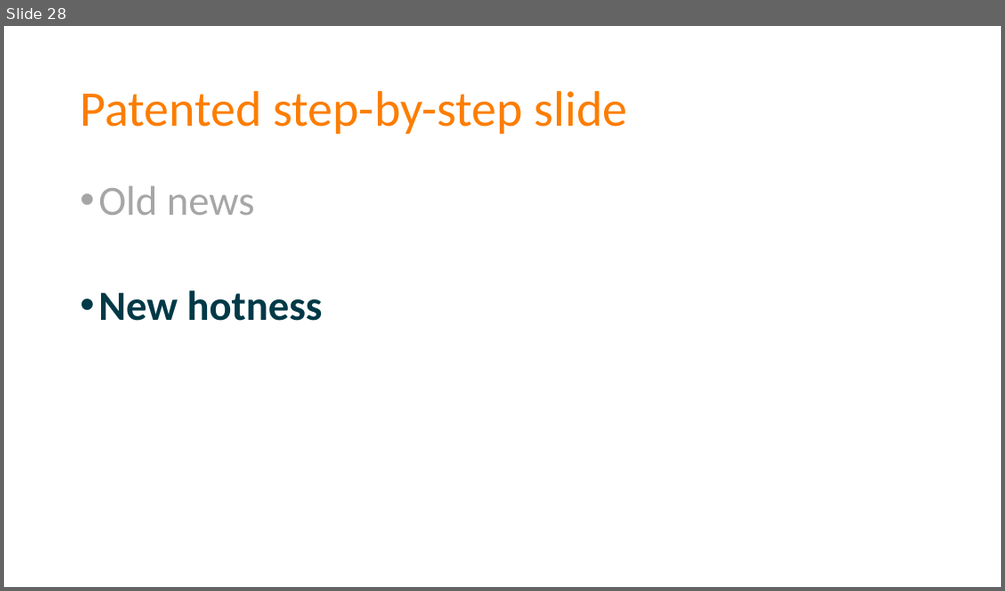
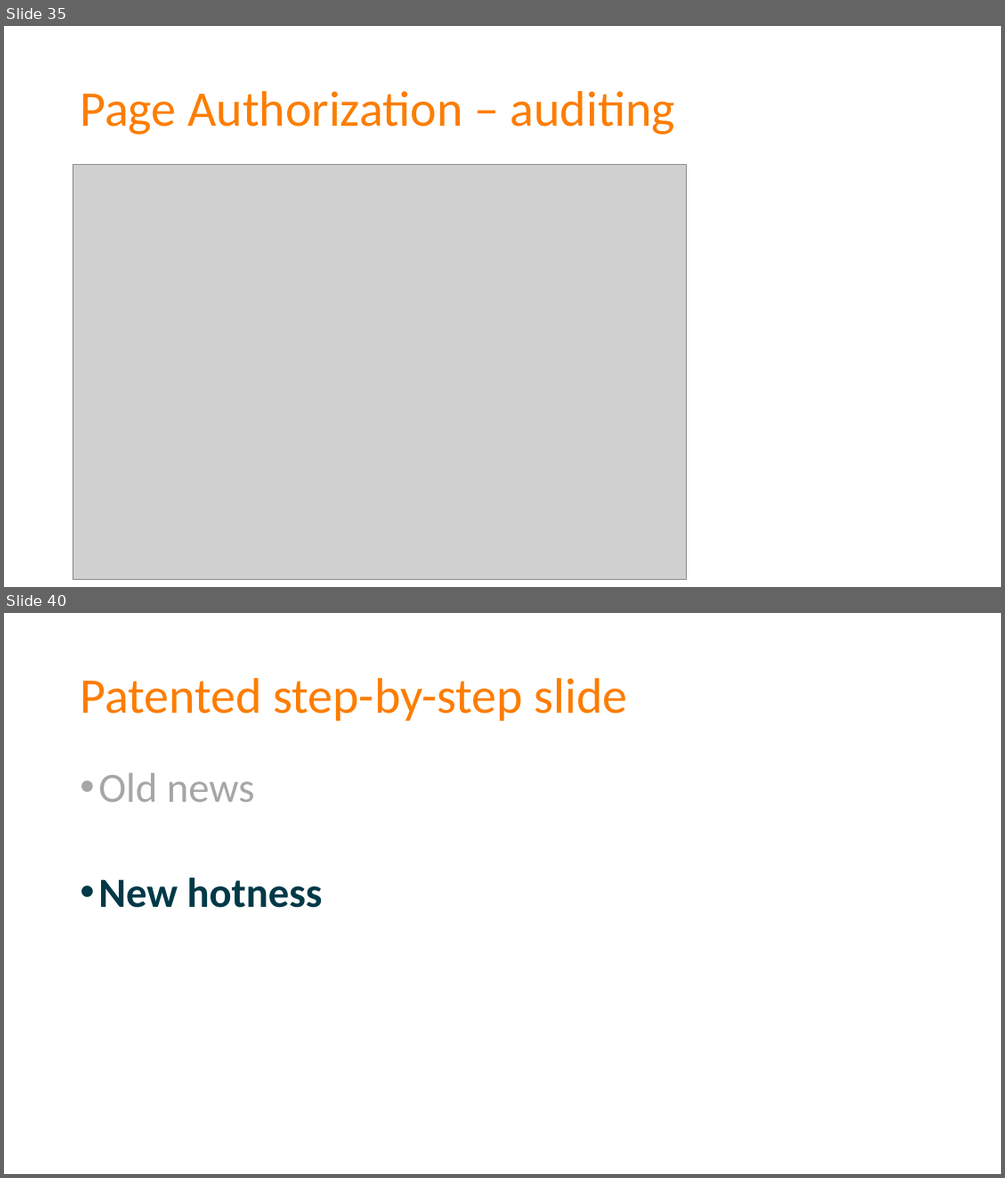
Before and after one commit to spetryjohnson/Talk---Dont-Write-Secure-Code-Design-Secure-Systems, a slide deck: Secure Systems - CodeMash 2017.pptx. Shown one above the other, each under a label of ours: slide 28 before the commit, slides 35 and 40 after it; the slides between them are not shown. The pictures are 1005x591 and 1005x1178 pixels, drawn with LibreOffice and Linux fonts; fonts in the diff are those of the drawing; grey boxes stand for pictures. Boxes give left, top, right and bottom in pixels: in the first picture for what was removed or moved away, otherwise in the second. Text is boxed around its words. In the diff, an @@ line names an element or a change of style, - is before the commit and + after.

Commit message:
Added authorization to PPT and narrative

```diff
--- a/Secure Systems - CodeMash 2017.pptx
+++ b/Secure Systems - CodeMash 2017.pptx
@@ slide 35 added at (x1=4, y1=26, x2=1001, y2=587), background #FFFFFF @@
@@ title added at (x1=80, y1=91, x2=675, y2=135), 48 pt, text #FD7D00 @@
+Page Authorization – auditing
@@ picture added at (x1=73, y1=164, x2=687, y2=580) @@
@@ what was slide 28 is now slide 40 @@
```
Also in this commit, not shown: 9 slides changed, 6 other slides added, 1 other file.
